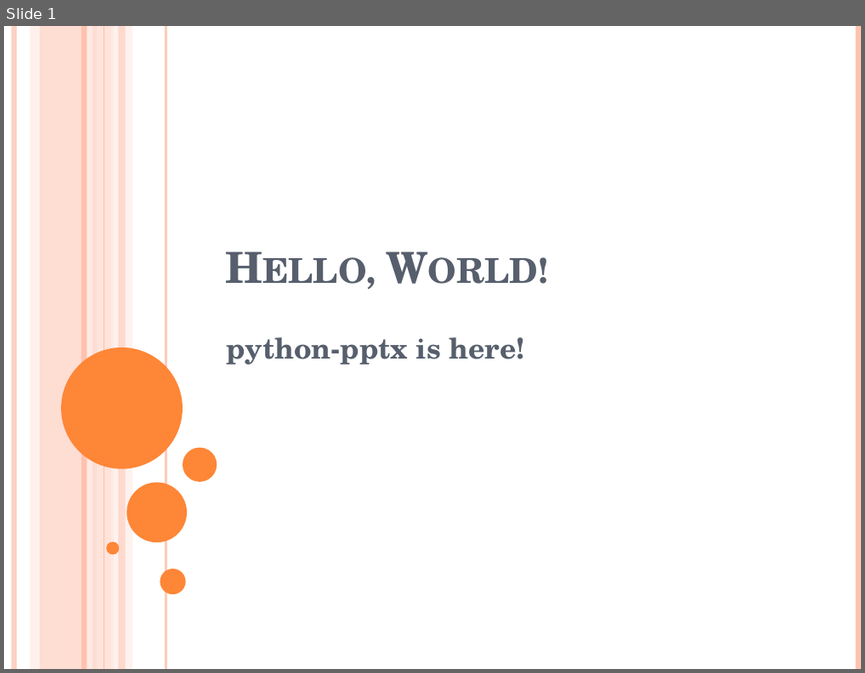
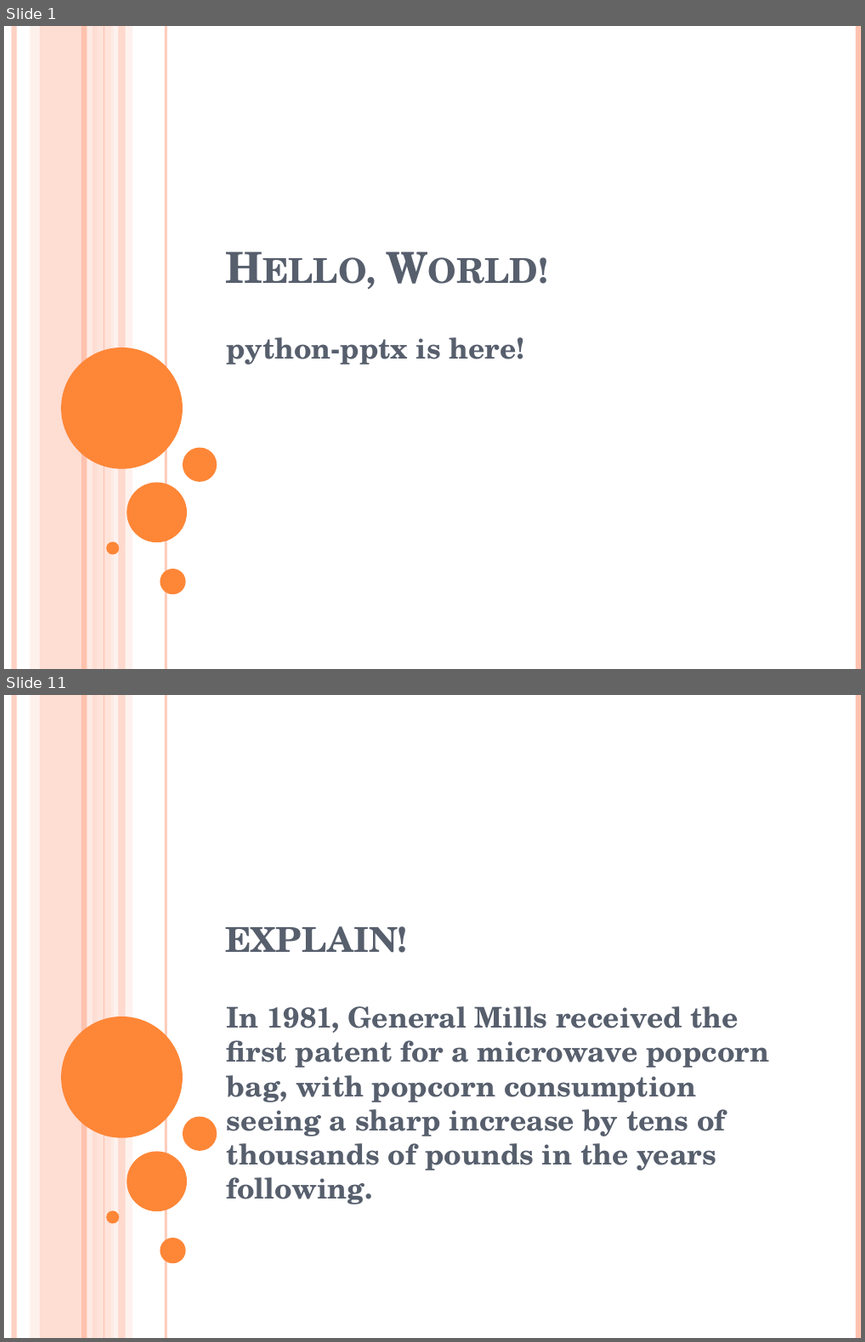
Before and after one commit to surabhi5/instant-ppt, a slide deck: name1.pptx. Shown one above the other, each under a label of ours: slide 1 before the commit, slides 1 and 11 after it; the slides between them are not shown. The pictures are 865x673 and 865x1342 pixels, drawn with LibreOffice and Linux fonts; fonts in the diff are those of the drawing. Boxes give left, top, right and bottom in pixels: in the first picture for what was removed or moved away, otherwise in the second. Text is boxed around its words. In the diff, an @@ line names an element or a change of style, - is before the commit and + after.

```diff
--- a/name1.pptx
+++ b/name1.pptx
@@ slide 11 added at (4,695,861,1338), background #FFFFFF; not listed: 16 template elements that a slide beside it also shows @@
@@ title added at (225,926,408,953), 36 pt, text #575F6D, bold, small capitals @@
+explain!
@@ subtitle added at (227,1006,770,1204), 24 pt, text #575F6D, bold @@
+In 1981, General Mills received the first patent for a microwave popcorn bag, with popcorn consumption seeing a sharp increase by tens of thousands of pounds in the years following.
```
Also in this commit, not shown: 2 slides changed, 32 other slides added, 16 slides removed, 8 other files.
